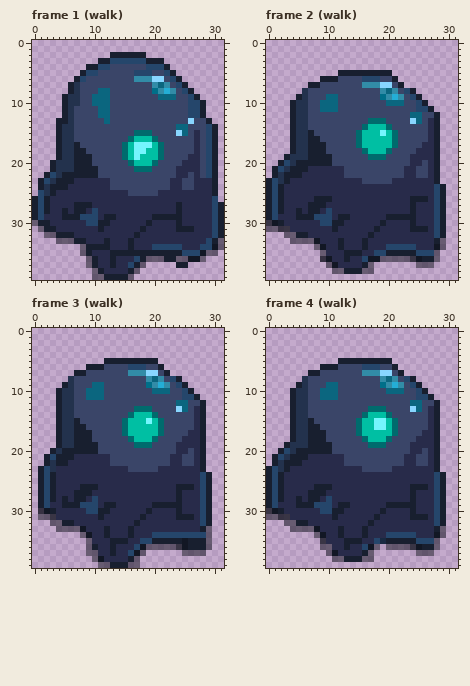
One commit to this pixel-art file: assets/enemies/rippler/Rippler_(Deslizador)_fase1.aseprite. The picture above was drawn from the file before the commit.
32x40 pixels, 17 frames. Colours within 5 levels of each other are drawn and written as one. Shown: frame 1 (walk), frame 2 (walk), frame 3 (walk), frame 4 (walk). The commit also changed other frames, which this record leaves out.
New version:
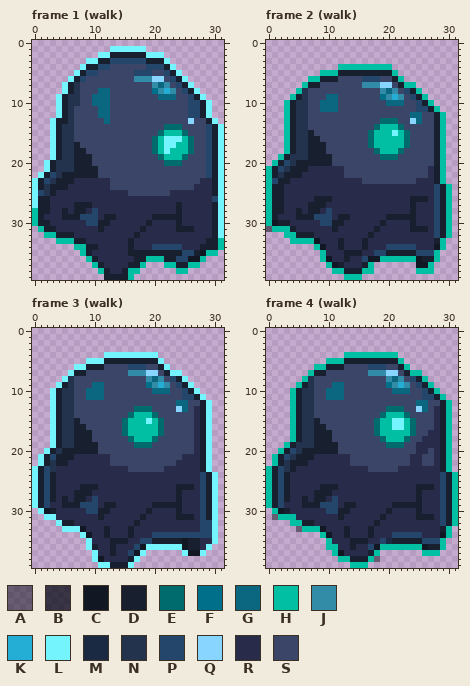
Palette (. is transparent): A #0c0e1980  B #0c0e19c0  C #121724  D #181f2f  E #006b6d  F #006f89  G #0b667f  H #00bfa3  J #328ca7  K #24aed6  L #74f5fd  M #192a42  N #23324d  P #25466b  Q #88d6ff  R #282b4a  S #3a4568
Diff:
Changed rows in their new state; - is an unchanged pixel.
Frame 1 (walk):
first column x 0:
 1 -------------LLLLLL-------------
 2 -----------LL------LLL----------
 3 ---------LL-----------L---------
 4 --------L--------------L--------
 5 -------L----------------L-------
 6 ------L------------------L------
 7 -----L--------------------L-----
 8 -----L---------------------L----
 9 ----L-----------------------L---
10 ----L------------------------L--
11 ----L------------------------L--
12 ----L------------------------L--
13 ---L--------------------------L-
14 ---L------------------EEES-----L
15 ---L-------------SSS-EHHHE-S---L
16 ---L------------SSSS-HLLLHES---L
17 ---L-----------SSSSSEHLLHHES---L
18 ---L-----------SSSSSEHLHHHES---L
19 ---L-----------SSSSSS-HHHESS---L
20 --L-------------SSSSS-EEESSS---L
21 --L--------------SSS----SSSS---L
22 -L----------------------SS-S---L
23 L----------------------SS--S---L
24 L----------------------SS------L
25 L--------------------SS--------L
26 LD-----------------------------L
27 LD----------------------------DL
28 HD----------------------------DL
29 HD----------------------------DL
30 H-----------------------------DL
31 -H----------------------------DL
32 --HH--------------------------DL
33 ----HHH-----R----------------D-H
34 -------HH--RR---------------DDDH
35 --------H----RRR-----------D-HH-
36 ---------H---R---D-HHH--PP--H---
37 ---------.HD-R--D-H---HH--HH----
38 ----------.HD--DHH------HH------
39 ----------..----H---------------
Frame 2 (walk):
first column x 0:
 4 ------------HHHHHHHHH----------
 5 ---------HHH---------H---------
 6 -------HH-------------H--------
 7 ------H----------------HH------
 8 -----H-------------------H-----
 9 ----H---------------------H----
10 ---H-----------------------H---
11 ---H------------------------H--
12 ---H-------------------------H-
13 ---H-------------SS-EE-----S-H-
14 ---H------------SSE-HHE----S-H-
15 ---H-----------SSE-H-LHE---S-H-
16 ---H-----------SSE---HHE---S-H-
17 ---H-----------SSE---HHE--SS-H-
18 ---H------------SSE-HHE--SSS-H-
19 --H--------------SS-EE--SSSS-H-
20 -H----------------------SS-S-H-
21 H----------------------SS----H-
22 H----------------------SS----H-
23 H-D------------------SSSS----H-
24 HD----------------------------H
25 HD----------------------------H
26 HD----------------------------H
27 HD----------------------------H
28 HD----------------------------H
29 HD----------------------------H
30 H--D--------------------------H
31 -HHHD-------------------------H
32 ---HH--D----------------------H
33 ----HHHH---------------------H-
34 --------H--------------------H-
35 ---------H------------------H--
36 ---------H---------HHHHHH---H--
37 ----------H-D----H-------CCH---
38 -----------HH---HH-------HHH---
39 -------------HHH---------------
Frame 3 (walk):
first column x 0:
 4 ------------LLLLLLLLL----------
 5 ---------LLL---------L---------
 6 -------LL-------------L--------
 7 ------L----------------LL------
 8 -----L-------------------L-----
 9 ----L---------------------L----
10 ---L-----------------------L---
11 ---L------------------------L--
12 ---L-------------------------L-
13 ---L-------------------------L-
14 ---L-------------------------L-
15 ---L-------------------------L-
16 ---L-------------------------L-
17 ---L----------------------S--L-
18 ---L---------------------SS--L-
19 ---L--------------------SSS--L-
20 --L---------------------SS---L-
21 -L---------------------SSRR--L-
22 -L---------------------S-RR--L-
23 L--------------------S-------L-
24 L-----------------------------L
25 L-----------------------------L
26 L-----------------------------L
27 L-----------------------------L
28 L-----------------------------L
29 L-----------------------------L
30 -L----------------------------L
31 -.LL--------------------------L
32 ---.L------------------------PL
33 ----.LLL--------------------PPL
34 --------L--------------------PL
35 ---------L------------------RRL
36 ---------L---------LLLLLL---RL-
37 ---------.L-------L------LCCL--
38 ----------L------L-------------
39 -----------LL---L.-------------
Frame 4 (walk):
first column x 0:
 4 -------------HHHHHHHHH----------
 5 ----------HHH--------DH---------
 6 --------HH--D---S--P-SDH--------
 7 -------H-D------S--J-QSDHH------
 8 ------HN-----------SJGJSPDH-----
 9 -----HDN--S-G------SFJKJSPDH----
10 ----HD-N-S--G-------S--G-SPDH---
11 ----HD-N-S--G------------S-PDH--
12 ----HD-N----------------S-G-SDH-
13 ----HD-N---------SSSEEE-SQGSRDH-
14 ----HD-N--------SSSEHHHE---SRDH-
15 ----HD-ND------SSSEH-LLHE--SRDH-
16 ----HD-N-D-----SSSEH-LLHE--SRDH-
17 ----HD-N--D----SSSE--HHHE-S-RDH-
18 ----HD-N--D-----SSSEHHHE-S--RDH-
19 ---HD--N---D-----SSSEEE-S---RDH-
20 --HDPN-----D------------S-RSRDH-
21 -HDPN--D-----R---------S-R-SRDH-
22 -HDN--D------R---------S-R-SRDH-
23 HDPND-----------R----S------RDH-
24 HDPD------------------------RPDH
25 HDPD------------------------RPDH
26 HDPD----R--D------------R--DRPDH
27 HDPD---R--D-------------RD--RPDH
28 HDPD-RDR-DRP------------RD--RPDH
29 HDP--R--D--PR-D-----R----D--RPDH
30 .HCD-----R-P-D-----RD---RD--RPDH
31 .-HHH------RD-----RD----R--DRPDH
32 ---.HH-D---------RD---------RPDH
33 ----.-HHHC--RD--RD----------RDH-
34 --------.HC-RD--RD--R----P--RCH-
35 ---------.H--R--D-RPM----D--PH--
36 ---------.HH-RD-RPCHHHHHHHC-DH--
37 ----------.HC---RDH------.HHH---
38 -----------.HH--DHA-------------
39 --------------HHH---------------
Pixel boxes of the changes (left, top, right, bottom) in both pictures:
changed: (32, 46, 224, 280)
changed: (266, 64, 452, 280)
changed: (32, 352, 218, 568)
changed: (266, 352, 458, 568)
